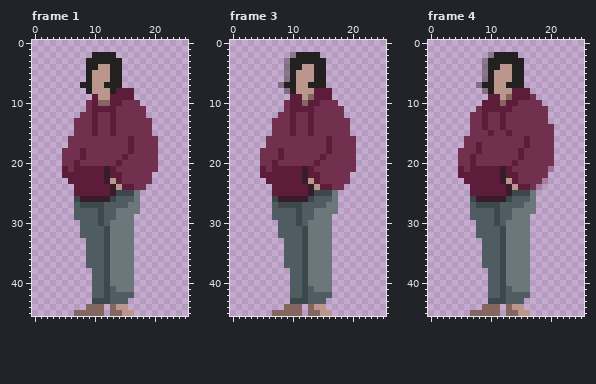
Edited in one commit: pixel-art file (Assets/Sprites/Animaciones - Claire.aseprite). Above is the file before it was changed.
26x46 pixels, 6 frames. Shown: frame 1, frame 3, frame 4. The commit also changed other frames, which this record leaves out.
After:
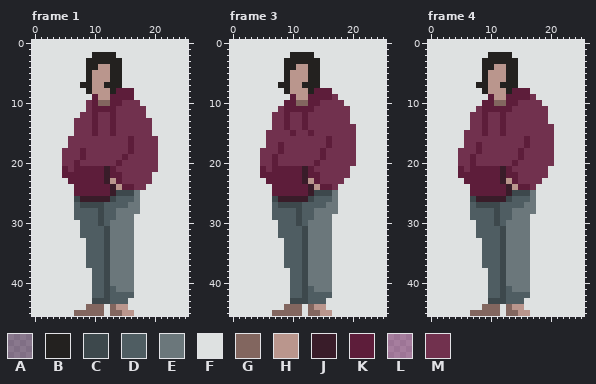
Palette (. is transparent): A #23211f5d  B #23211f  C #3d484c  D #4f5d62  E #6b777b  F #dee1e1  G #82665f  H #ba968d  J #391c29  K #5d1d3a  L #71314e5d  M #71314e
The author wrote: breathing idle done
Edits made:
Changed rows in their new state; - is an unchanged pixel.
Frame 1, layer "Fondo":
first column x 0:
 0 FFFFFFFFFFFFFFFFFFFFFFFFFF
 1 FFFFFFFFFFFFFFFFFFFFFFFFFF
 2 FFFFFFFFFF----FFFFFFFFFFFF
 3 FFFFFFFFF------FFFFFFFFFFF
 4 FFFFFFFFF------FFFFFFFFFFF
 5 FFFFFFFFF------FFFFFFFFFFF
 6 FFFFFFFFF------FFFFFFFFFFF
 7 FFFFFFFF-------FFFFFFFFFFF
 8 FFFFFFFFF--------FFFFFFFFF
 9 FFFFFFFFFF-------FFFFFFFFF
10 FFFFFFFFF---------FFFFFFFF
11 FFFFFFFFF----------FFFFFFF
12 FFFFFFFF-----------FFFFFFF
13 FFFFFFF-------------FFFFFF
14 FFFFFFF-------------FFFFFF
15 FFFFFFF-------------FFFFFF
16 FFFFFF---------------FFFFF
17 FFFFFF---------------FFFFF
18 FFFFF----------------FFFFF
19 FFFFF----------------FFFFF
20 FFFFF----------------FFFFF
21 FFFFF----------------FFFFF
22 FFFFF---------------FFFFFF
23 FFFFFF--------------FFFFFF
24 FFFFFFF------------FFFFFFF
25 FFFFFFF-----------FFFFFFFF
26 FFFFFFF-----------FFFFFFFF
27 FFFFFFF-----------FFFFFFFF
28 FFFFFFF-----------FFFFFFFF
29 FFFFFFF----------FFFFFFFFF
30 FFFFFFFF---------FFFFFFFFF
31 FFFFFFFF---------FFFFFFFFF
32 FFFFFFFF---------FFFFFFFFF
33 FFFFFFFFF--------FFFFFFFFF
34 FFFFFFFFF--------FFFFFFFFF
35 FFFFFFFFF--------FFFFFFFFF
36 FFFFFFFFF--------FFFFFFFFF
37 FFFFFFFFF--------FFFFFFFFF
38 FFFFFFFFFF-------FFFFFFFFF
39 FFFFFFFFFF-------FFFFFFFFF
40 FFFFFFFFFF-------FFFFFFFFF
41 FFFFFFFFFF-------FFFFFFFFF
42 FFFFFFFFFF-------FFFFFFFFF
43 FFFFFFFFFF------FFFFFFFFFF
44 FFFFFFFFF---F---FFFFFFFFFF
45 FFFFFFF-----F----FFFFFFFFF
Frame 3, layers "Claire Breathing Idle", "Fondo":
first column x 0:
 0 FFFFFFFFFFFFFFFFFFFFFFFFFF
 1 FFFFFFFFFFFFFFFFFFFFFFFFFF
 2 FFFFFFFFFFB---FFFFFFFFFFFF
 3 FFFFFFFFFB-----FFFFFFFFFFF
 4 FFFFFFFFFB-H-B-FFFFFFFFFFF
 5 FFFFFFFFFBH--B-FFFFFFFFFFF
 6 FFFFFFFFFBH--B-FFFFFFFFFFF
 7 FFFFFFFFB-H-B--FFFFFFFFFFF
 8 FFFFFFFFFBH--B---FFFFFFFFF
 9 FFFFFFFFFF-H-K---MFFFFFFFF
10 FFFFFFFFFK-G------MFFFFFFF
11 FFFFFFFFMK---------MFFFFFF
12 FFFFFFFM-KM-KM-----MFFFFFF
13 FFFFFFF--KM-KM------FFFFFF
14 FFFFFFF--KM-KM------MFFFFF
15 FFFFFFM-------------MFFFFF
16 FFFFFF---------------FFFFF
17 FFFFFF--K------------FFFFF
18 FFFFF----------KM----FFFFF
19 FFFFF--KM------------FFFFF
20 FFFFF----------------FFFFF
21 FFFFF---------------FFFFFF
22 FFFFF---------------FFFFFF
23 FFFFFF-------------FFFFFFF
24 FFFFFFF-----------FFFFFFFF
25 FFFFFFF-----------FFFFFFFF
26 FFFFFFF-----------FFFFFFFF
27 FFFFFFF-----------FFFFFFFF
28 FFFFFFF-----------FFFFFFFF
29 FFFFFFF----------FFFFFFFFF
30 FFFFFFFF---------FFFFFFFFF
31 FFFFFFFF---------FFFFFFFFF
32 FFFFFFFF---------FFFFFFFFF
33 FFFFFFFFF--------FFFFFFFFF
34 FFFFFFFFF--------FFFFFFFFF
35 FFFFFFFFF--------FFFFFFFFF
36 FFFFFFFFF--------FFFFFFFFF
37 FFFFFFFFF--------FFFFFFFFF
38 FFFFFFFFFF-------FFFFFFFFF
39 FFFFFFFFFF-------FFFFFFFFF
40 FFFFFFFFFF-------FFFFFFFFF
41 FFFFFFFFFF-------FFFFFFFFF
42 FFFFFFFFFF-------FFFFFFFFF
43 FFFFFFFFFF------FFFFFFFFFF
44 FFFFFFFFF---F---FFFFFFFFFF
45 FFFFFFF-----F----FFFFFFFFF
Frame 4, layers "Claire Breathing Idle", "Fondo":
first column x 0:
 0 FFFFFFFFFFFFFFFFFFFFFFFFFF
 1 FFFFFFFFFFFFFFFFFFFFFFFFFF
 2 FFFFFFFFFFB---FFFFFFFFFFFF
 3 FFFFFFFFFB-----FFFFFFFFFFF
 4 FFFFFFFFFB-H-B-FFFFFFFFFFF
 5 FFFFFFFFFBH--B-FFFFFFFFFFF
 6 FFFFFFFFFBH--B-FFFFFFFFFFF
 7 FFFFFFFFB-H-B--FFFFFFFFFFF
 8 FFFFFFFFFBH--B---FFFFFFFFF
 9 FFFFFFFFFF-H-K----FFFFFFFF
10 FFFFFFFFF--G-------FFFFFFF
11 FFFFFFFF------------FFFFFF
12 FFFFFFF-------------FFFFFF
13 FFFFFFF-------------FFFFFF
14 FFFFFFF--------------FFFFF
15 FFFFFFM--KM-KM-------FFFFF
16 FFFFFF---------------FFFFF
17 FFFFFF---------------FFFFF
18 FFFFF----------------FFFFF
19 FFFFF----------------FFFFF
20 FFFFF----------------FFFFF
21 FFFFF---------------FFFFFF
22 FFFFF---------------FFFFFF
23 FFFFFF-------------FFFFFFF
24 FFFFFFF-----------FFFFFFFF
25 FFFFFFF-----------FFFFFFFF
26 FFFFFFF-----------FFFFFFFF
27 FFFFFFF-----------FFFFFFFF
28 FFFFFFF-----------FFFFFFFF
29 FFFFFFF----------FFFFFFFFF
30 FFFFFFFF---------FFFFFFFFF
31 FFFFFFFF---------FFFFFFFFF
32 FFFFFFFF---------FFFFFFFFF
33 FFFFFFFFF--------FFFFFFFFF
34 FFFFFFFFF--------FFFFFFFFF
35 FFFFFFFFF--------FFFFFFFFF
36 FFFFFFFFF--------FFFFFFFFF
37 FFFFFFFFF--------FFFFFFFFF
38 FFFFFFFFFF-------FFFFFFFFF
39 FFFFFFFFFF-------FFFFFFFFF
40 FFFFFFFFFF-------FFFFFFFFF
41 FFFFFFFFFF-------FFFFFFFFF
42 FFFFFFFFFF-------FFFFFFFFF
43 FFFFFFFFFF------FFFFFFFFFF
44 FFFFFFFFF---F---FFFFFFFFFF
45 FFFFFFF-----F----FFFFFFFFF
